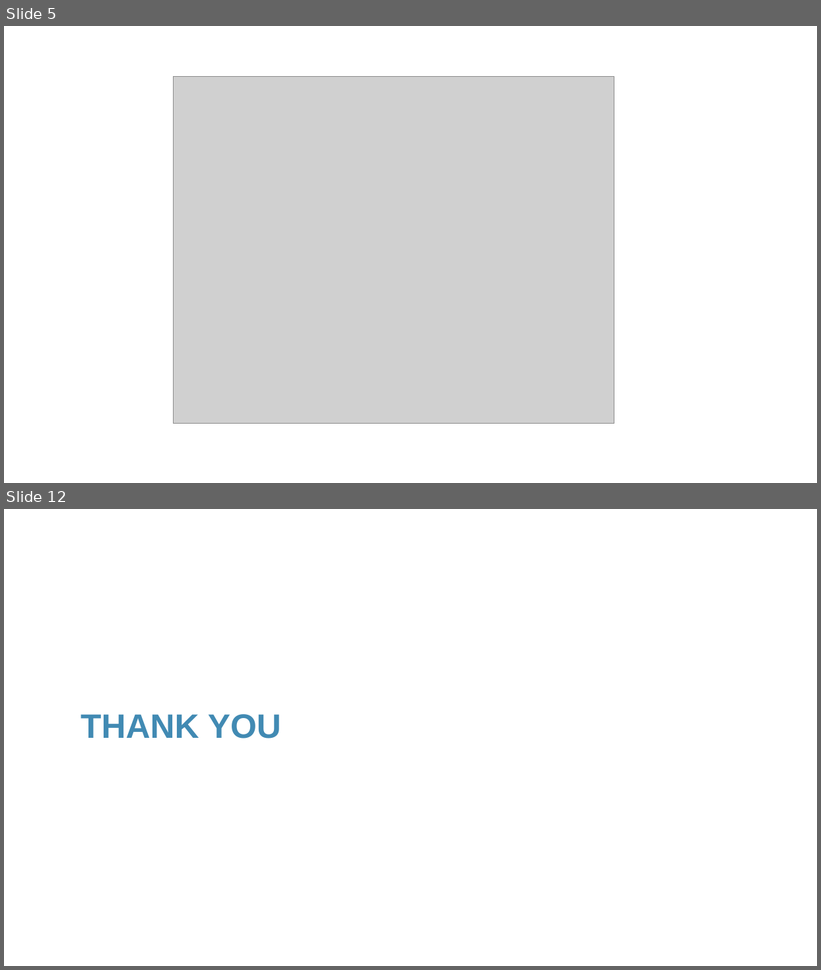
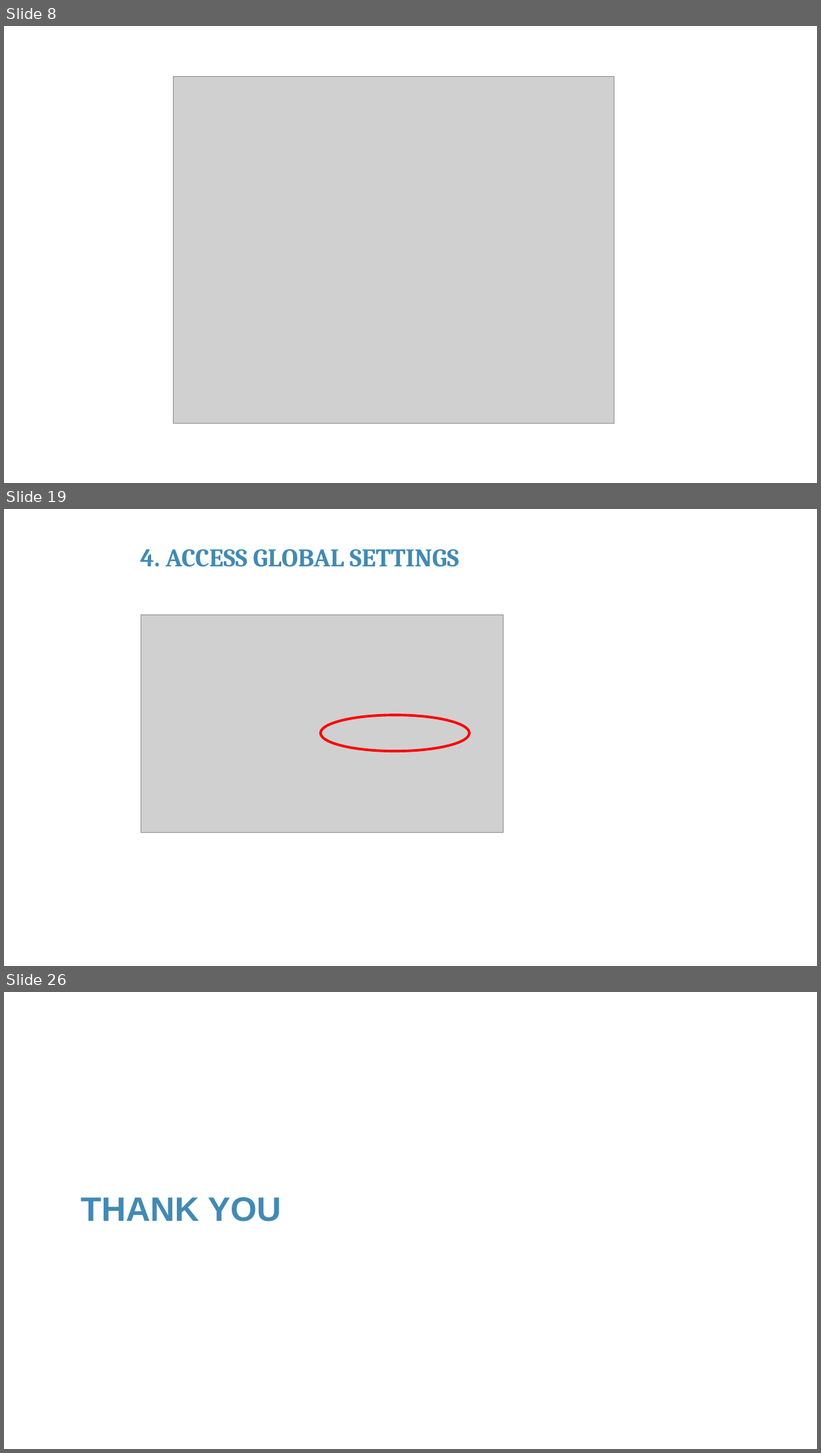
Before and after one commit to franckalbinet/iot-nbtc-itu, a slide deck: presentations/session-3-building-iot-products-programming-aspects.pptx. Shown one above the other, each under a label of ours: slides 5 and 12 before the commit, slides 8, 19 and 26 after it; the slides between them are not shown. The pictures are 821x970 and 821x1453 pixels, drawn with LibreOffice and Linux fonts; fonts in the diff are those of the drawing; grey boxes stand for pictures; background and template pictures are left out. Boxes give left, top, right and bottom in pixels: in the first picture for what was removed or moved away, otherwise in the second. Text is boxed around its words. In the diff, an @@ line names an element or a change of style, - is before the commit and + after.

```diff
--- a/presentations/session-3-building-iot-products-programming-aspects.pptx
+++ b/presentations/session-3-building-iot-products-programming-aspects.pptx
@@ slide 19 added at (x1=4, y1=509, x2=817, y2=966), background #FFFFFF @@
@@ text added at (x1=140, y1=549, x2=459, y2=567), 30 pt, text #418AB3, bold @@
+4. ACCESS GLOBAL SETTINGS
@@ picture added at (x1=141, y1=615, x2=504, y2=833) @@
@@ ellipse added at (x1=321, y1=715, x2=469, y2=751), outline #FF0000 3 pt @@
@@ what was slide 5 is now slide 8 @@
@@ what was slide 12 is now slide 26 @@
```
Also in this commit, not shown: 3 slides changed, 18 other slides added, 5 slides removed.
